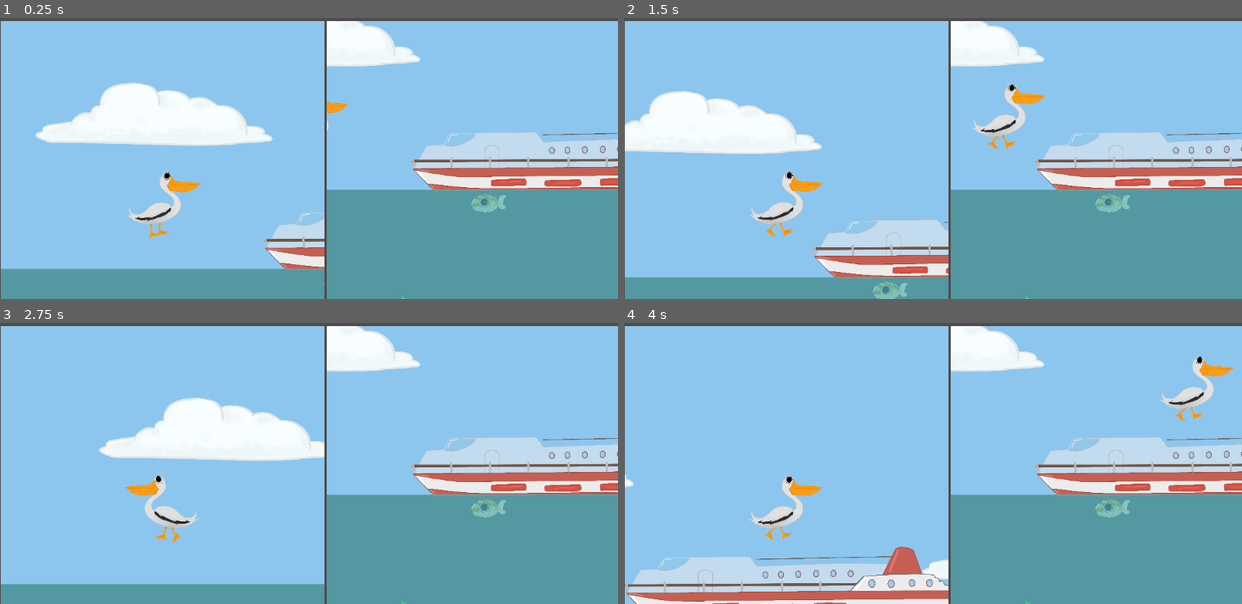
Above: before the commit, frames 1-4 (two rows, left to right).
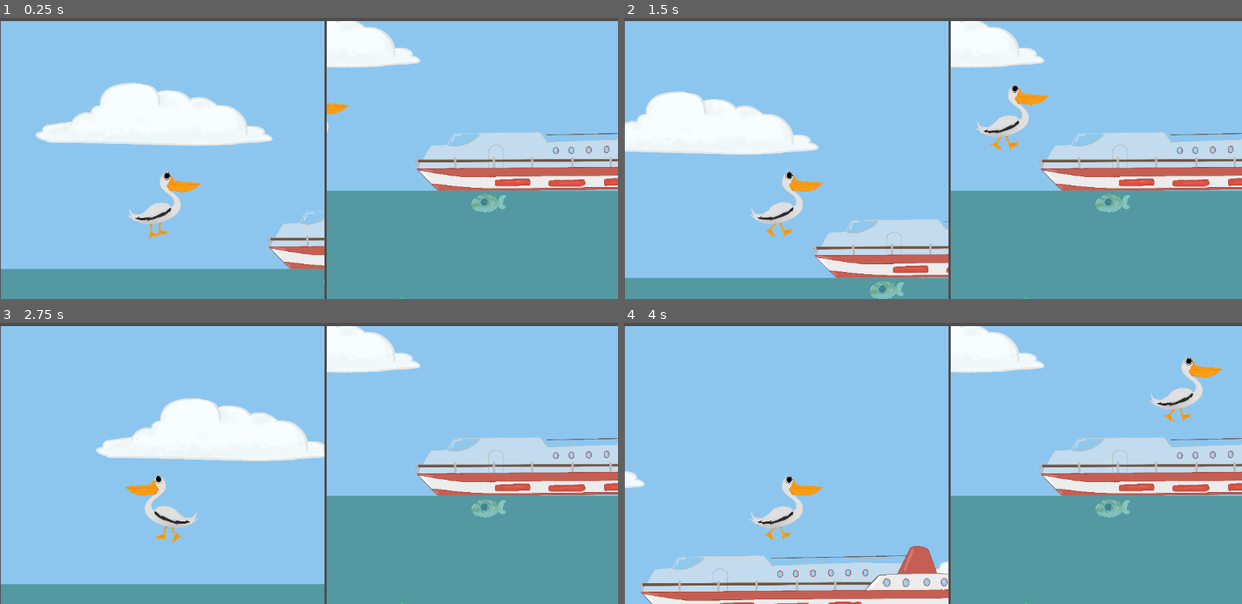
Above: after the commit, the same moments.

Repository: CISC204-S25/final-project-team-6
Game: Godot game, scene res://Game_scene.tscn
Two runs of this game, one before a commit and one after it. Both use one fixed random seed, a clock stepped at 60 frames per second and the inputs below. This scene is started directly instead of the project's main scene.
Inputs:
- Up to frame 1 (0.25 s): no input
- Up to frame 2 (1.5 s): tap Enter at 0.5 s; hold D (BirdRight) from 0.53 s (still down); tap E (BirdPickup) at 0.6 s; tap W (BirdUp) at 0.77 s; tap Shift (Puffing) at 1.35 s
- Up to frame 3 (2.75 s): tap W (BirdUp) at 1.52 s; release D (BirdRight) at 2.03 s; hold A (BirdLeft) from 2.03 s (still down); tap Space (Space) at 2.1 s
- Up to frame 4 (4 s): release A (BirdLeft) at 2.78 s; hold D (BirdRight) from 2.78 s (still down); tap E (BirdPickup) at 2.85 s; tap W (BirdUp) at 3.02, 3.77 s; tap Shift (Puffing) at 3.6 s

The runs differ from the first frame. In frame 1, 1.8% of the frame differs, in the area x 42-100%, y 1-100%; in frame 2, 3.1%; in frame 3, 1.6%; in frame 4, 5.1%, in the area x 0-100%, y 1-100%.
Error in both runs: Invalid assignment of property or key 'value' with value of type 'float' on a base object of type 'null instance'. (res://pufferfish/SwimmingPlayer.gd:82)

Commit message:
Finished Vent Room
Added collision walls and added collision to go onto the next level.

Diff:
--- a/final-project/Game_scene.tscn
+++ b/final-project/Game_scene.tscn
@@ -1,9 +1,12 @@
-[gd_scene load_steps=5 format=3 uid="uid://dn3tee0m4ll02"]
+[gd_scene load_steps=6 format=3 uid="uid://dn3tee0m4ll02"]
 
 [ext_resource type="Script" path="res://Game.gd" id="1_e68r0"]
 [ext_resource type="PackedScene" uid="uid://cv1x731ovllyw" path="res://pelican/pelican.tscn" id="2_n44ml"]
 [ext_resource type="PackedScene" uid="uid://cb0g3kuyjojvx" path="res://level.tscn" id="3_2shka"]
 [ext_resource type="PackedScene" uid="uid://bab6pnm5d3icy" path="res://pufferfish/pufferfish.tscn" id="3_lelkb"]
+
+[sub_resource type="CircleShape2D" id="CircleShape2D_lifcs"]
+radius = 67.2086
 
 [node name="Game_scene" type="Node2D"]
 script = ExtResource("1_e68r0")
@@ -32,6 +35,11 @@
 collision_layer = 5
 collision_mask = 5
 
+[node name="Area2D" type="Area2D" parent="HBoxContainer/SubViewportContainer/SubViewport1/pelican"]
+
+[node name="CollisionShape2D" type="CollisionShape2D" parent="HBoxContainer/SubViewportContainer/SubViewport1/pelican/Area2D"]
+shape = SubResource("CircleShape2D_lifcs")
+
 [node name="SubViewportContainer2" type="SubViewportContainer" parent="HBoxContainer"]
 layout_mode = 2
 
@@ -50,5 +58,6 @@
 
 [connection signal="notSwimming" from="HBoxContainer/SubViewportContainer/SubViewport1/Level" to="HBoxContainer/SubViewportContainer2/SubViewport2/pufferfish" method="_on_level_not_swimming"]
 [connection signal="swimming" from="HBoxContainer/SubViewportContainer/SubViewport1/Level" to="HBoxContainer/SubViewportContainer2/SubViewport2/pufferfish" method="_on_level_swimming"]
+[connection signal="area_entered" from="HBoxContainer/SubViewportContainer/SubViewport1/pelican/Area2D" to="HBoxContainer/SubViewportContainer/SubViewport1/pelican" method="_on_area_2d_area_entered"]
 
 [editable path="HBoxContainer/SubViewportContainer2/SubViewport2/pufferfish"]
--- a/final-project/level.gd
+++ b/final-project/level.gd
@@ -1,6 +1,10 @@
 extends Node2D
 signal swimming
 signal notSwimming
+
+@export_file("*.tscn") var target_scene: String
+
+
 
 
 # Called when the node enters the scene tree for the first time.
@@ -31,3 +35,9 @@
 
 func _on_swimming_body_exited(body: Node2D) -> void:
 	notSwimming.emit();
+
+
+func _on_boat_area_body_entered(body: Node2D) -> void:
+	if body.name == "pelican" and body.carrying_player:
+		print("Pelican entered the boat! Teleporting..")
+		get_tree().change_scene_to_file(target_scene)
--- a/final-project/level.tscn
+++ b/final-project/level.tscn
@@ -20,6 +20,9 @@
 [sub_resource type="RectangleShape2D" id="RectangleShape2D_202l6"]
 size = Vector2(572, 87)
 
+[sub_resource type="RectangleShape2D" id="RectangleShape2D_wva7c"]
+size = Vector2(3205.55, 438.889)
+
 [sub_resource type="RectangleShape2D" id="RectangleShape2D_prwvn"]
 size = Vector2(5691, 100)
 
@@ -34,6 +37,7 @@
 
 [node name="Level" type="Node2D"]
 script = ExtResource("1_yollh")
+target_scene = "res://bathroom/bathroom.tscn"
 
 [node name="Sky" type="Area2D" parent="."]
 metadata/_edit_group_ = true
@@ -181,7 +185,7 @@
 shape = SubResource("RectangleShape2D_04u62")
 
 [node name="boat" type="StaticBody2D" parent="."]
-position = Vector2(445, 276)
+position = Vector2(452, 274)
 metadata/_edit_group_ = true
 
 [node name="CollisionShape2D" type="CollisionShape2D" parent="boat"]
@@ -193,6 +197,12 @@
 scale = Vector2(0.18, 0.18)
 texture = ExtResource("1_yq5xo")
 
+[node name="boatArea" type="Area2D" parent="boat/Sprite2D"]
+
+[node name="CollisionShape2D" type="CollisionShape2D" parent="boat/Sprite2D/boatArea"]
+position = Vector2(2.77734, 230.556)
+shape = SubResource("RectangleShape2D_wva7c")
+
 [node name="border_top" type="StaticBody2D" parent="."]
 position = Vector2(-19, -332)
 scale = Vector2(0.563441, 0.679401)
@@ -231,3 +241,4 @@
 
 [connection signal="body_entered" from="Ocean/swimming" to="." method="_on_swimming_body_entered"]
 [connection signal="body_exited" from="Ocean/swimming" to="." method="_on_swimming_body_exited"]
+[connection signal="body_entered" from="boat/Sprite2D/boatArea" to="." method="_on_boat_area_body_entered"]
--- a/final-project/party_room/party_room.gd
+++ b/final-project/party_room/party_room.gd
@@ -23,22 +23,21 @@
 	notSwimming.emit();
 
 
-
-func _on_be_puffed_area_area_entered(area: Area2D) -> void:
+func _on_be_puffed_area_body_entered(body: Node2D) -> void:
 	if(PufferFish.puffed == true):
 		$background2.show()
 		$lampStaticBody.hide()
 
 
-func _on_pick_up_item_area_entered(area: Area2D) -> void:
+func _on_pick_up_item_body_entered(body: Node2D) -> void:
 	$PickUpItem/Item.hide()
 	$InvisbleStaticBody.hide()
 
 
-func _on_exit_area_area_entered(area: Area2D) -> void:
+func _on_exit_area_body_entered(body: Node2D) -> void:
 	#leads back to the vent room
 	pass # Replace with function body.
 
 
-func _on_punch_bowl_area_area_entered(area: Area2D) -> void:
+func _on_punch_bowl_area_body_entered(body: Node2D) -> void:
 	swimming.emit();
--- a/final-project/party_room/party_room.tscn
+++ b/final-project/party_room/party_room.tscn
@@ -66,6 +66,7 @@
 size = Vector2(94, 160)
 
 [node name="party_room" type="Node2D"]
+position = Vector2(18, -94)
 script = ExtResource("1_078a3")
 
 [node name="background" type="Sprite2D" parent="."]
@@ -203,6 +204,9 @@
 shape = SubResource("RectangleShape2D_c4b66")
 
 [connection signal="area_entered" from="PunchBowlArea" to="." method="_on_punch_bowl_area_area_entered"]
+[connection signal="body_entered" from="PunchBowlArea" to="." method="_on_punch_bowl_area_body_entered"]
 [connection signal="area_entered" from="exitArea" to="." method="_on_exit_area_area_entered"]
+[connection signal="body_entered" from="exitArea" to="." method="_on_exit_area_body_entered"]
 [connection signal="area_entered" from="PickUpItem" to="." method="_on_pick_up_item_area_entered"]
+[connection signal="body_entered" from="PickUpItem" to="." method="_on_pick_up_item_body_entered"]
 [connection signal="area_entered" from="bePuffedArea" to="." method="_on_be_puffed_area_area_entered"]
--- a/final-project/pelican/FlyingPlayer.gd
+++ b/final-project/pelican/FlyingPlayer.gd
@@ -82,3 +82,8 @@
 			collider.apply_central_impulse(collision.get_normal() * -1 * push_force)
 		elif collider is StaticBody2D:
 			velocity = Vector2.ZERO
+
+
+func _on_area_2d_area_entered(area: Area2D) -> void:
+	print ("Collided with:",area.name)
+	pass # Replace with function body.
--- /dev/null
+++ b/final-project/vent_room/vent_room.gd
@@ -0,0 +1,25 @@
+extends Node2D
+
+
+# Called when the node enters the scene tree for the first time.
+func _ready() -> void:
+	pass # Replace with function body.
+
+
+# Called every frame. 'delta' is the elapsed time since the previous frame.
+func _process(delta: float) -> void:
+	#Use for later
+	#if(gotBedroomItem == true):
+		#$Stopper1.hide()
+	#if(gotPartyRoomItem == true):
+		#$Stopper2.hide()
+	pass
+
+
+
+func _on_party_room_area_body_entered(body: Node2D) -> void:
+	get_tree().change_scene_to_file("res://party_room/party_room.tscn")
+
+
+func _on_bathroom_area_body_entered(body: Node2D) -> void:
+	get_tree().change_scene_to_file("res://bedroom/bedroom.tscn")
--- /dev/null
+++ b/final-project/vent_room/vent_room.tscn
@@ -0,0 +1,149 @@
+[gd_scene load_steps=20 format=3 uid="uid://dhda3qnrg4m53"]
+
+[ext_resource type="Script" path="res://vent_room/vent_room.gd" id="1_5gc37"]
+[ext_resource type="Texture2D" uid="uid://bbf2mxj0tg15v" path="res://vent_room/Untitled_Artwork (30).png" id="1_waub8"]
+
+[sub_resource type="RectangleShape2D" id="RectangleShape2D_86utw"]
+size = Vector2(57, 221.5)
+
+[sub_resource type="RectangleShape2D" id="RectangleShape2D_jjy1f"]
+size = Vector2(46, 207)
+
+[sub_resource type="RectangleShape2D" id="RectangleShape2D_lmw5p"]
+size = Vector2(497, 68)
+
+[sub_resource type="RectangleShape2D" id="RectangleShape2D_jy31q"]
+size = Vector2(256.5, 42.5)
+
+[sub_resource type="RectangleShape2D" id="RectangleShape2D_caw6g"]
+size = Vector2(51, 682.5)
+
+[sub_resource type="RectangleShape2D" id="RectangleShape2D_f7k3m"]
+size = Vector2(64, 661)
+
+[sub_resource type="RectangleShape2D" id="RectangleShape2D_62avu"]
+size = Vector2(657.5, 63)
+
+[sub_resource type="RectangleShape2D" id="RectangleShape2D_udwng"]
+size = Vector2(209.5, 46.5)
+
+[sub_resource type="RectangleShape2D" id="RectangleShape2D_q0gau"]
+size = Vector2(58.5, 755)
+
+[sub_resource type="RectangleShape2D" id="RectangleShape2D_7hfys"]
+size = Vector2(51, 599)
+
+[sub_resource type="RectangleShape2D" id="RectangleShape2D_2co38"]
+size = Vector2(301.5, 52)
+
+[sub_resource type="RectangleShape2D" id="RectangleShape2D_n74go"]
+size = Vector2(695, 46)
+
+[sub_resource type="RectangleShape2D" id="RectangleShape2D_3ncgu"]
+size = Vector2(41.5, 228)
+
+[sub_resource type="RectangleShape2D" id="RectangleShape2D_th4sq"]
+size = Vector2(89, 750.5)
+
+[sub_resource type="RectangleShape2D" id="RectangleShape2D_fcq7m"]
+size = Vector2(39, 222)
+
+[sub_resource type="RectangleShape2D" id="RectangleShape2D_c74lr"]
+size = Vector2(187, 60)
+
+[sub_resource type="RectangleShape2D" id="RectangleShape2D_cpgh3"]
+size = Vector2(202.5, 81)
+
+[node name="Vent_Room" type="Node2D"]
+script = ExtResource("1_5gc37")
+
+[node name="TextureRect" type="TextureRect" parent="."]
+offset_right = 1581.0
+offset_bottom = 1187.0
+texture = ExtResource("1_waub8")
+expand_mode = 1
+
+[node name="Stopper1" type="StaticBody2D" parent="."]
+
+[node name="CollisionShape2D" type="CollisionShape2D" parent="Stopper1"]
+position = Vector2(1076, 334.75)
+shape = SubResource("RectangleShape2D_86utw")
+
+[node name="Stopper2" type="StaticBody2D" parent="."]
+
+[node name="CollisionShape2D" type="CollisionShape2D" parent="Stopper2"]
+position = Vector2(1508, 331.5)
+shape = SubResource("RectangleShape2D_jjy1f")
+
+[node name="Walls" type="StaticBody2D" parent="."]
+
+[node name="CollisionShape2D" type="CollisionShape2D" parent="Walls"]
+position = Vector2(246, 66)
+shape = SubResource("RectangleShape2D_lmw5p")
+
+[node name="CollisionShape2D2" type="CollisionShape2D" parent="Walls"]
+position = Vector2(126.75, 313.75)
+shape = SubResource("RectangleShape2D_jy31q")
+
+[node name="CollisionShape2D3" type="CollisionShape2D" parent="Walls"]
+position = Vector2(265, 633.75)
+shape = SubResource("RectangleShape2D_caw6g")
+
+[node name="CollisionShape2D4" type="CollisionShape2D" parent="Walls"]
+position = Vector2(509, 420.5)
+shape = SubResource("RectangleShape2D_f7k3m")
+
+[node name="CollisionShape2D5" type="CollisionShape2D" parent="Walls"]
+position = Vector2(577.25, 1007)
+shape = SubResource("RectangleShape2D_62avu")
+
+[node name="CollisionShape2D6" type="CollisionShape2D" parent="Walls"]
+position = Vector2(582.25, 774.25)
+shape = SubResource("RectangleShape2D_udwng")
+
+[node name="CollisionShape2D7" type="CollisionShape2D" parent="Walls"]
+position = Vector2(659.25, 373.5)
+shape = SubResource("RectangleShape2D_q0gau")
+
+[node name="CollisionShape2D8" type="CollisionShape2D" parent="Walls"]
+position = Vector2(1261, 812)
+shape = SubResource("RectangleShape2D_q0gau")
+
+[node name="CollisionShape2D9" type="CollisionShape2D" parent="Walls"]
+position = Vector2(904, 736)
+shape = SubResource("RectangleShape2D_7hfys")
+
+[node name="CollisionShape2D10" type="CollisionShape2D" parent="Walls"]
+position = Vector2(1081.25, 458)
+shape = SubResource("RectangleShape2D_2co38")
+
+[node name="CollisionShape2D11" type="CollisionShape2D" parent="Walls"]
+position = Vector2(1230.5, 203)
+shape = SubResource("RectangleShape2D_n74go")
+
+[node name="CollisionShape2D12" type="CollisionShape2D" parent="Walls"]
+position = Vector2(865.25, 114)
+shape = SubResource("RectangleShape2D_3ncgu")
+
+[node name="CollisionShape2D13" type="CollisionShape2D" parent="Walls"]
+position = Vector2(1534.5, 814.75)
+shape = SubResource("RectangleShape2D_th4sq")
+
+[node name="CollisionShape2D14" type="CollisionShape2D" parent="Walls"]
+position = Vector2(9.5, 200)
+shape = SubResource("RectangleShape2D_fcq7m")
+
+[node name="BathroomArea" type="Area2D" parent="."]
+
+[node name="Bedroom" type="CollisionShape2D" parent="BathroomArea"]
+position = Vector2(768, 29)
+shape = SubResource("RectangleShape2D_c74lr")
+
+[node name="PartyRoomArea" type="Area2D" parent="."]
+
+[node name="PartyRoom" type="CollisionShape2D" parent="PartyRoomArea"]
+position = Vector2(1390.75, 1154.5)
+shape = SubResource("RectangleShape2D_cpgh3")
+
+[connection signal="body_entered" from="BathroomArea" to="." method="_on_bathroom_area_body_entered"]
+[connection signal="body_entered" from="PartyRoomArea" to="." method="_on_party_room_area_body_entered"]
Not shown: 1 places in final-project/level.tscn that only renumber resources
Not shown, added: final-project/vent_room/Untitled_Artwork (30).png.import
Not shown, added: final-project/vent_room/Untitled_Artwork (30).png
